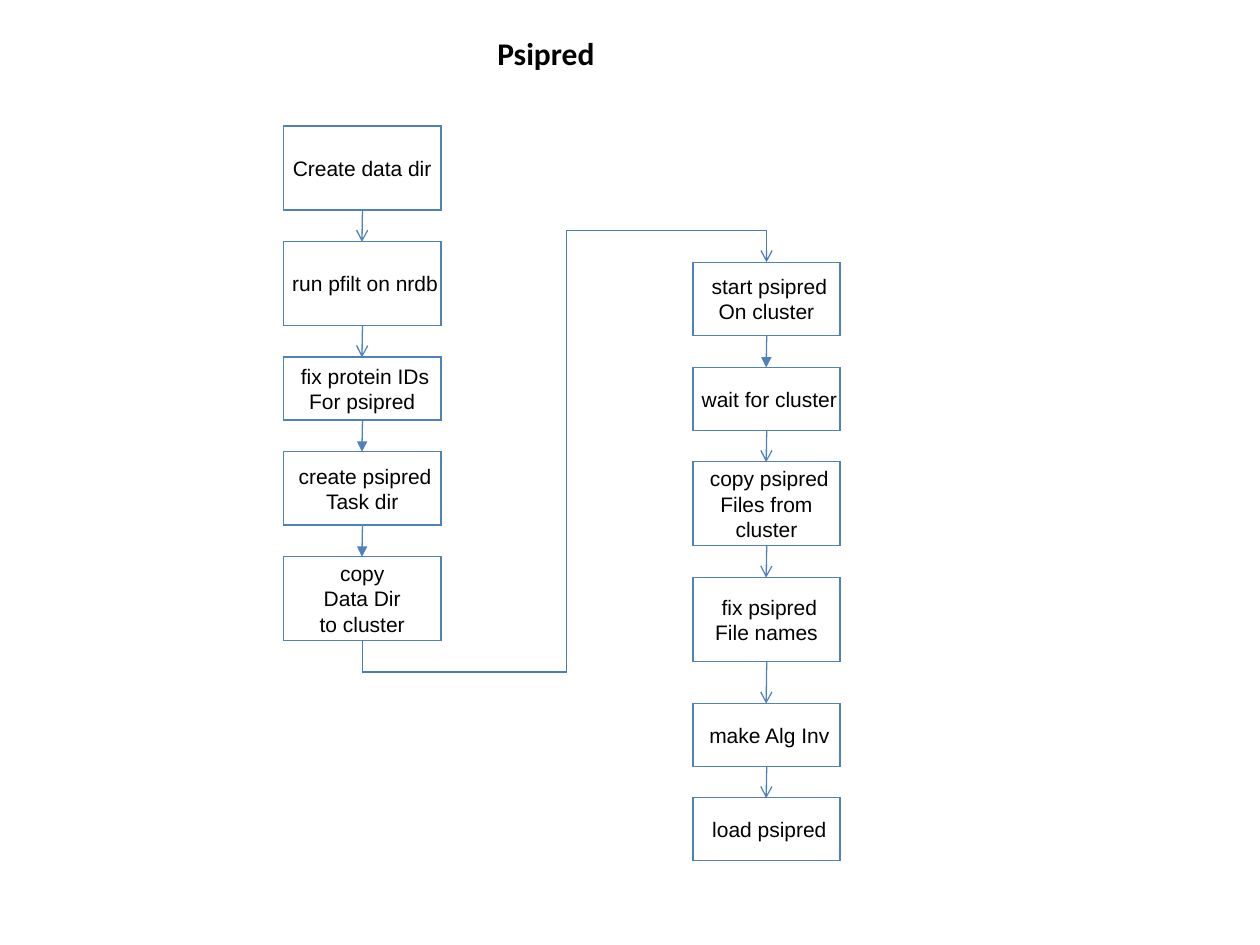
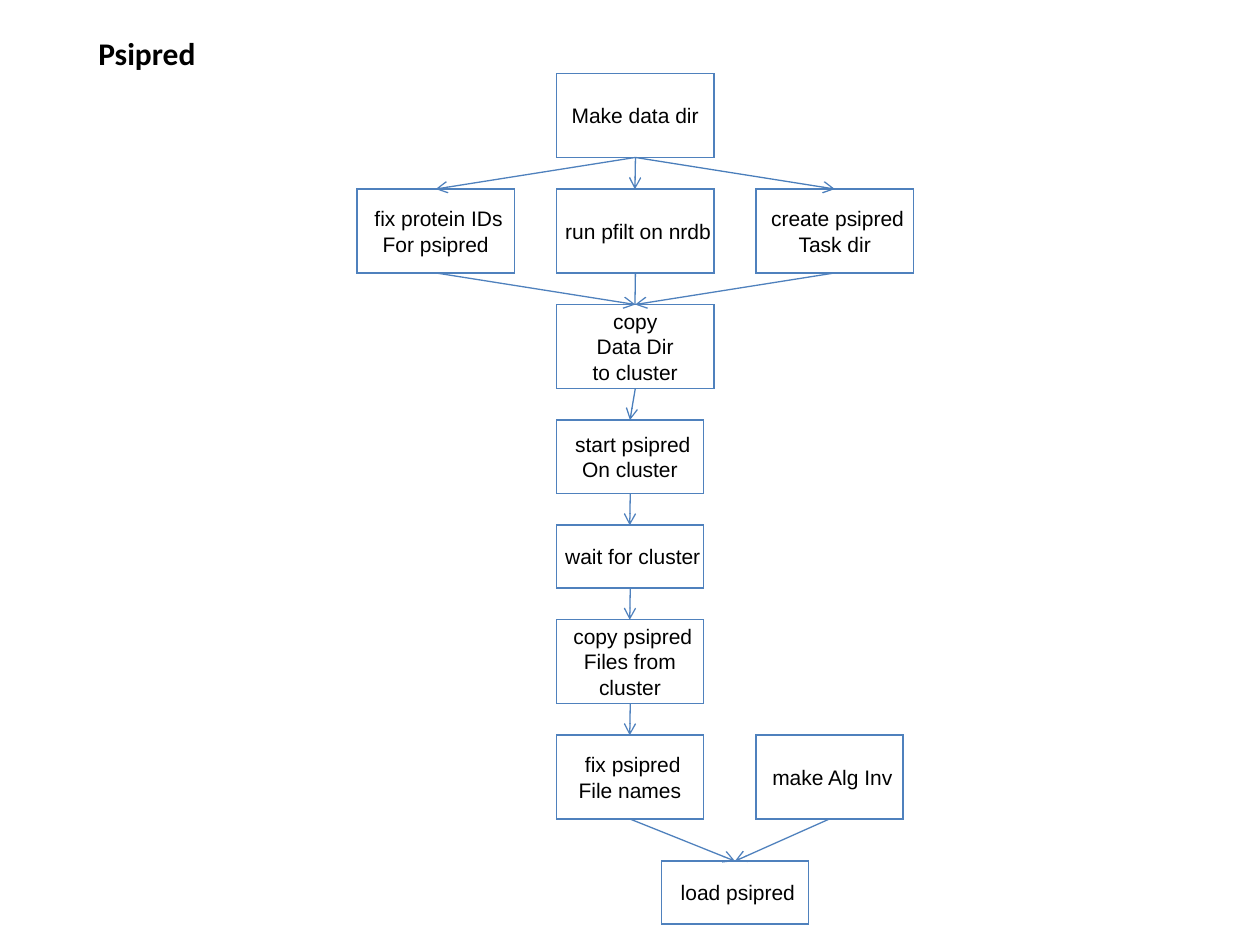
Before and after one commit to VEuPathDB/ApiCommonData, a slide deck: slide 7 of Load/doc/workflow/AnalysisWorkflow.ppt. Drawn at 1260x945 pixels with LibreOffice and Linux fonts; fonts in the diff are those of the drawing. Boxes give left, top, right and bottom in pixels: in the first picture for what was removed or moved away, otherwise in the second. Text is boxed around its words. In the diff, an @@ line names an element or a change of style, - is before the commit and + after.

```diff
--- a/Load/doc/workflow/AnalysisWorkflow.ppt
+++ b/Load/doc/workflow/AnalysisWorkflow.ppt
@@ title "Psipred": place and size @@
-title "Psipred" at (497, 43, 594, 70)
+title "Psipred" at (98, 43, 195, 70)
@@ rectangle "Make data dir": place and size @@
-rectangle "Make data dir" at (284, 126, 441, 210)
+rectangle "Make data dir" at (557, 73, 714, 158)
@@ text in rectangle at (572, 107, 698, 124): text changed @@
-Create data dir
+Make data dir
@@ arrow added from (635, 158) to (436, 189), #4F81BD 0.74 pt @@
@@ arrow moved from (363, 525) - (362, 557) to (635, 158) - (635, 189) @@
@@ arrow (635, 158) - (635, 189): arrowheads changed @@
@@ arrow added from (635, 158) to (835, 189), #4A7EBB 0.74 pt @@
@@ rectangle "fix protein IDs": place and size @@
-rectangle "fix protein IDs" at (284, 357, 441, 420)
+rectangle "fix protein IDs" at (357, 189, 514, 273)
@@ rectangle "run pfilt on nrdb": place and size @@
-rectangle "run pfilt on nrdb" at (284, 242, 441, 326)
+rectangle "run pfilt on nrdb" at (557, 189, 714, 273)
@@ rectangle "create psipred": place and size @@
-rectangle "create psipred" at (284, 451, 441, 524)
+rectangle "create psipred" at (756, 189, 914, 273)
@@ elbow arrow removed from (362, 640) to (766, 262) @@
@@ arrow removed from (363, 210) to (362, 242) @@
@@ arrow added from (436, 273) to (635, 305), #4F81BD 0.74 pt @@
@@ arrow moved from (767, 336) - (766, 368) to (835, 273) - (635, 305) @@
@@ arrow (835, 273) - (635, 305): arrowheads changed @@
@@ line added from (635, 273) to (635, 305), #4A7EBB 0.74 pt @@
@@ arrow removed from (363, 325) to (362, 358) @@
@@ rectangle "copy": place and size @@
-rectangle "copy" at (284, 557, 441, 641)
+rectangle "copy" at (557, 305, 714, 389)
@@ arrow added from (635, 388) to (630, 420), #4A7EBB 0.74 pt @@
@@ arrow removed from (363, 420) to (362, 452) @@
@@ arrow moved from (767, 431) - (766, 462) to (630, 494) - (630, 525) @@
@@ arrow moved from (767, 546) - (766, 577) to (630, 588) - (630, 620) @@
@@ arrow removed from (767, 662) to (766, 703) @@
@@ arrow moved from (767, 766) - (766, 798) to (630, 703) - (630, 736) @@
@@ 4 rectangles: place and size @@
-4 rectangles at (693, 262, 840, 662)
+4 rectangles at (557, 420, 704, 819)
@@ rectangle "make Alg Inv": place and size @@
-rectangle "make Alg Inv" at (693, 703, 840, 766)
+rectangle "make Alg Inv" at (756, 735, 903, 819)
@@ arrow added from (630, 819) to (735, 861), #4F81BD 0.74 pt @@
@@ arrow added from (829, 819) to (735, 861), #4F81BD 0.74 pt @@
@@ rectangle "load psipred": place and size @@
-rectangle "load psipred" at (693, 798, 840, 861)
+rectangle "load psipred" at (662, 861, 809, 924)
```
Also in this commit, not shown: 6 other slides changed, 4 slides added, 2 slides removed, 11 other files.
